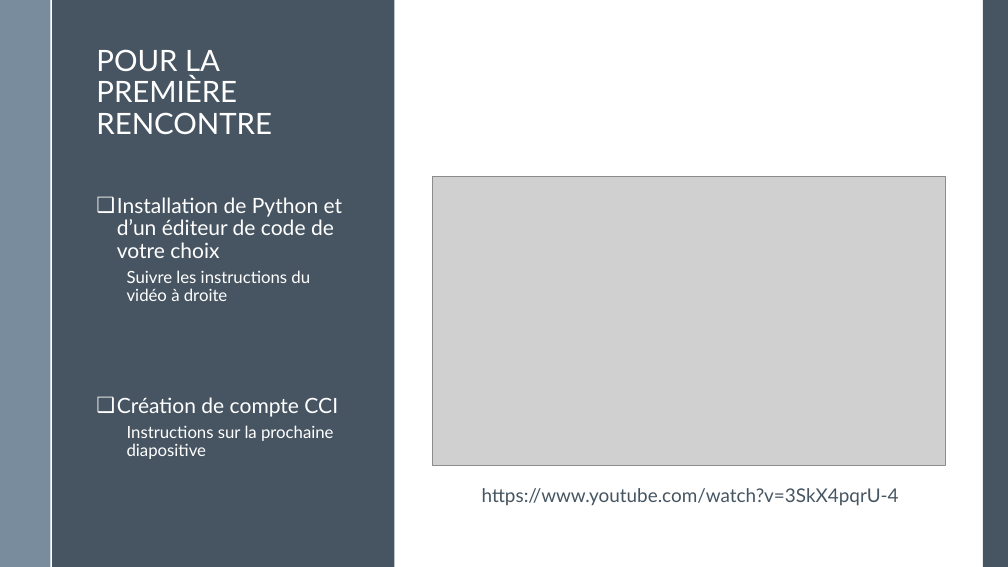
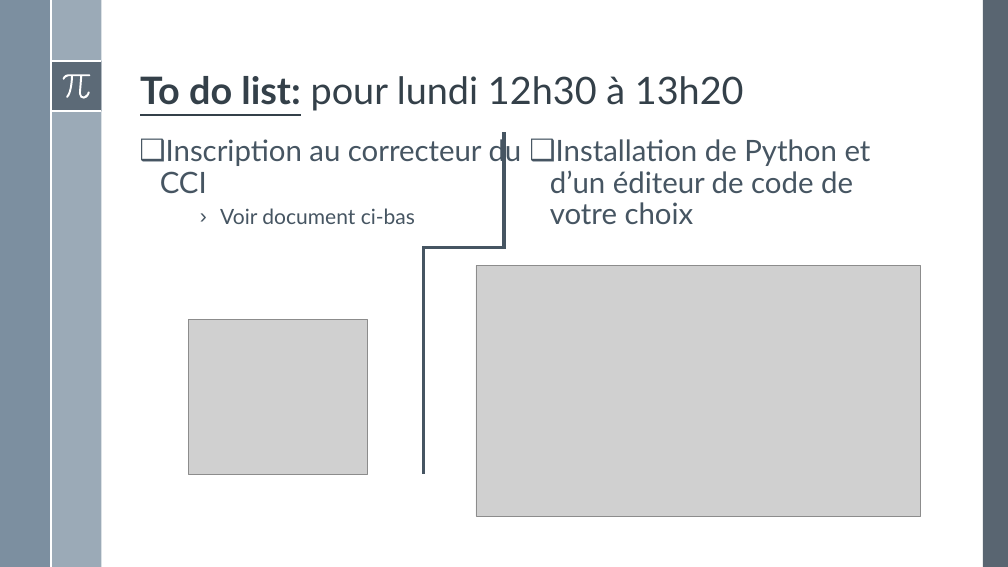
Before and after one commit to MaximeFagnan/Ateliers_CCI_Brebeuf, a slide deck: slide 10 of 2024/_initialisation/Presentation_ateliers_2024.pptx. Drawn at 1008x567 pixels with LibreOffice and Linux fonts; fonts in the diff are those of the drawing; grey boxes stand for pictures. Boxes give left, top, right and bottom in pixels: in the first picture for what was removed or moved away, otherwise in the second. Text is boxed around its words. In the diff, an @@ line names an element or a change of style, - is before the commit and + after.

```diff
--- a/2024/_initialisation/Presentation_ateliers_2024.pptx
+++ b/2024/_initialisation/Presentation_ateliers_2024.pptx
@@ rectangle at [0, 0, 51, 567]: fill #6A8093 at 90% opacity to #6A8093 at 88% opacity @@
@@ rectangle removed at [51, 0, 395, 567] @@
@@ rectangle added at [51, 0, 101, 567], fill #9BAAB7 @@
@@ rectangle at [983, 0, 1008, 567]: fill #475562 to #475562 at 90% opacity @@
@@ rectangle added at [51, 61, 101, 112], fill #475562 at 75% opacity @@
@@ line added from (51, 61) to (101, 61), #FFFFFF 1.5 pt @@
@@ freeform shape added at [63, 74, 91, 98], fill #FFFFFF @@
@@ title at [140, 76, 744, 111]: text changed; size 28 to 36 pt; text colour #FFFFFF to #35404A @@
-POUR LA PREMIÈRE RENCONTRE
+To do list: pour lundi 12h30 à 13h20
@@ line added from (51, 111) to (101, 111), #FFFFFF 1.5 pt @@
@@ text added at [160, 135, 522, 224], 28 pt, text #465562 @@
+❑ Inscription au correcteur du CCI
+    › Voir document ci-bas
@@ elbow line added from (423, 474) to (504, 132), #465562 3 pt @@
@@ text "Installation de Python et d’un ...": place and size @@
-text "Installation de Python et d’un ..." at [117, 197, 343, 459]
+text "Installation de Python et d’un ..." at [550, 139, 871, 224]
@@ text "Installation de Python et d’un ..." at [550, 139, 871, 224]: size 20 to 28 pt, text colour #FFFFFF to #465562 @@
@@ picture: place and size @@
-picture at [433, 176, 945, 466]
+picture at [476, 265, 920, 516]
@@ text at [117, 270, 338, 459]: paragraphs removed @@
-  Suivre les instructions du vidéo à droite
-❑ Création de compte CCI
-  Instructions sur la prochaine diapositive
@@ picture added at [188, 319, 367, 474] @@
@@ text removed at [482, 488, 899, 506] @@
-https://www.youtube.com/watch?v=3SkX4pqrU-4
```
Also in this commit, not shown: 1 slide removed.
